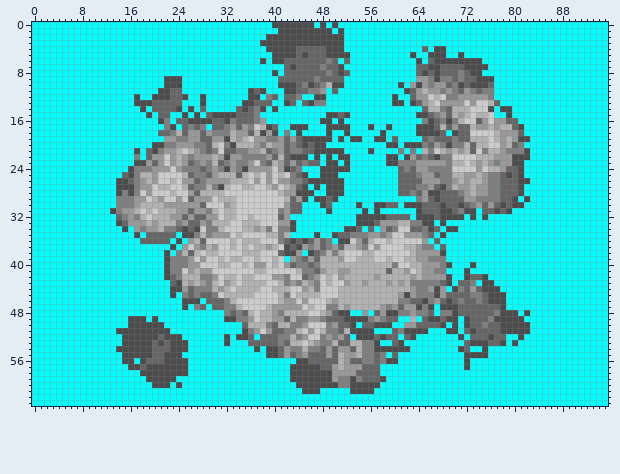
Sprite sheet -- World/MapGen/test.png. This is how it looked before the edit.
The file is 96x64 pixels.
Now the later version:
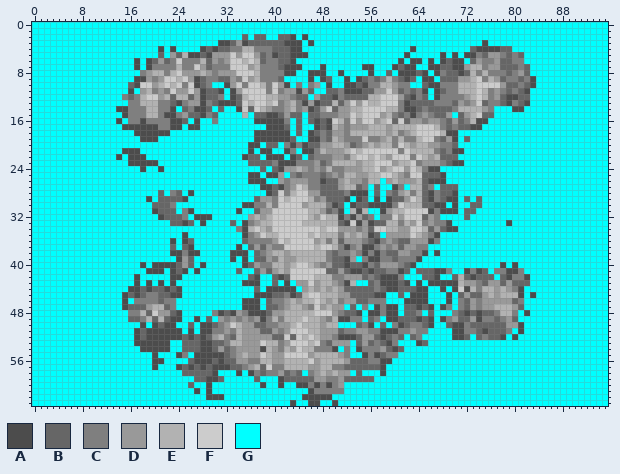
Palette (. is transparent): A #4c4c4c  B #666666  C #7f7f7f  D #999999  E #b2b2b2  F #cccccc  G #00ffff
The exact change:
Changed rows in their new state; - is an unchanged pixel.
first column x 13:
 0 ---------------------------GGGGGGG-G-G---------------------------------
 1 ----------------------------GGGGGGGGG-G--------------------------------
 2 ----------------------B-BBGGBB-G-GGGGGG--------------------------------
 3 ------------------AABDABBBBBB---G-GGGGG-----------------------A--------
 4 --------A-A----ABABBCCEECCCBBB-AGGGGGGG-----------A-G-GG----BAAAABB----
 5 --------B-DBEAABADDDFDFFDBC-BB-A-GGGGGGG---------AG--GG--AGAACBDDCBCB--
 6 ----A-ABDBCFCCCEBDCDFFEFEBCCB-AGGGGGGG-G--------A-A--AG-B--GBDCCDBBCC--
 7 ----A-ACCCCECCFDBCCCFFFDECCCBA-AGGGAGGG---AA---ABAAGG----AADEECDDBBBCB-
 8 -----CDEECEFDDDEDCDDDFFFECCCCAAGGAAAGG-G---A--B-AAA--G-C--A-ECECCCBCDB-
 9 ----AADCDFFEFDABCCBBDCFDECCC-GGGGAGA-GGA-ABCBCECBABGAAGBB-DDEFCEDBCCBCA
10 ---BAFFDEFEFCFABC--ADFCFFECFD-GCGCDGAGGAABACCEEDCCGGBAACC-EEEFFFFDBBCBA
11 ---A-DECDCFDDFDABBA-ADFFFFCFCDDADBGGB-CAAABBDDFDBC-CAGABC-EEEFE-DCBCBA-
12 --CBCEFFDE-EEBD-BBC-ABEFFFEEDDCBB-DBBACBBBBEEFFFDBACBGAC--C-EFE-DBAABB-
13 ---CCEEECC-ACDD-CBAAABFEFFEFCDECADABBEBDFDFEEFFFCAB-BBCCCB-C--BCCBACBA-
14 -AACCCEECCAGBCAAB-B--AF-FEDCCDECDABDFBDDEEFFFFEECAABCBBB-C--EEDC-GGAA--
15 --ACCCEECAACDBBACBGGGGEGBBAABDBB-BBCCCDDFEFFFDECBCACDCBBDGBDEFBB--G----
16 -A-CCACCC-AA-G-GGCGGGGGGAAAAAC-B-BAB-FECFDFFDEFBFBDD-DD-BDBCEAAGGGGG---
17 --AAAAAAC--AGAAG-GGGGGGGGG-AABGBG-AB-EDCDDDEEEDEEEEFFFEC-C--AAGGGGGGG--
18 ----AAAAAAGGGGGGGGGGGGGGA-A-AA-B-ABCBDDCEEEEEEDECDEFFFFEA-GGGGGGGGGGG--
19 -----AAA-GGGGGGGGGGGGGGGAAAAAABGG--CBEDCCCFCCDECECCEFFC-DAG-GGGGGGGGGG-
20 -------GGGGGGGGGGGGGGGGAAGBBGCAC--BDDEEDBCDEDEECFEDEED--CBGGGGGGGGGGG--
21 --AA--GGGGGGGGGGGGGGGGGAGAAGGA-GAACEDDDEFEFFFFFF-FEE-ECBCAAGGGGGGGGGGG-
22 -A-AAAGGGGGGGGGGGGGGGGABBGAAAG-BGBCCCDDCEFFEFEDFFFCFEDEBBBGGGGGGGGGGGG-
23 ---A--AAGGGGGGGGGGGGGGGBBB-CAAAC-CDBCEEEEDEEFFFDEEFC---CBAAGGGGGGGGGG--
24 ---GGAGGAGGGGGGGGGGGGGGGGBGBADDEDCDCECCDDDEEFDEFFDFECAAGGGGGGGGGGGGGG--
25 --GGGGGGGGGGGGGGGGGGGGGAAGAADG--CCCBCDCEEDDEEFFEDCFFBB-AGGGGGGGGGGGGG--
26 -GGGGGGGGGGGGGGGGGGGGGGAAAGG-CDDDCC-BBDEDDCEE-DEDDDEBAAAGGGGGGGGGGGGGG-
27 -GGGGGGGGGGGGGGGGGGGGGGGGAABAC-FECCBBBDEEBC-B--ACGEEBCGBBBGGGGGGGGGGG--
28 -GGGGGGGBGCBGAGGGGGGGGGGGGABFCEFFDDBBBBCAAA-B-CBDE-EB-C--AGGGGGGGGGGG--
29 -GGGGGAGBBBBAGGGGGGGGGGGBDDC--FFFECD-BBA-AB-A-ABBDFEBAC-AAGBGBGGGGGG-G-
30 -GGGGGGBBBCGGGGGGGGGGGAACCEC-FFFDEEECAB-ABBA--ACFEEE--A-GAGGBBGGGGGGG--
31 GGGGGGGABBBGCAGGGGGGGAGGBDD-FFFFFEEDBCA-EAE-GADEEFFFFAC--AGBB-GGGGG----
32 -GGGGGGGABBBCGAAAGGGGGGDEDE-FFFFFEDFEEACADBCGCCFDFFFBDCGGGGBG-G--------
33 -GGGGGGGGGBBA-GAGGGGBGACDEE-FFFFEEEEEEBAF-D--BEEC-DFCDCCA---------A----
34 --G-GGGGGGGGGGGGGGGGGCA-F-D-FFFFFFFEFFDDDCD-FFEEDDFFEBDB---------------
35 ----G-GGGGG--GGGGGGGGGACD---FFFFFEFEEECEDEDABG-DD-FEDCAG---------------
36 -----GGGGGAGABGGGGGGGGBCCCCDFEFFFF-E-EBDD-CBACDCBBDD-AC----------------
37 ----------B-BAGGGGGGGAGBDB-CCFFFFFEFFECAC-AACDCDBDDC-G-G---------------
38 ---------GAACAAGGGGGAAAGBCDEEDEEEEEECBCCDCACACBBDDCCAGAG---------------
39 ---------GGADBGGGGGGAGAGBBDCED-EEEE-CBBADGCAACCBCCCAGGGG---------------
40 -----A-AA-ABDBGAGGGGGGAB-CC-E-EFFEDCDBBABBACBDDDCBAGGGGGG---G----A-A---
41 ------AAAGABAGAGGGGGGBGGBDBDED-FFFFFBB-BAABABBCCABGBBBAAC---CAB-CCAAC--
42 ----A----GAAGGGGGGGGGGGBAGGBAB--FFEE-CCDDDBCBAAACGGGBBAGGBEBA-BB-BACCA-
43 ----A-A-A-AGGGGGGGGGGGAAAGGBGAGDDFDE-DCA-GGBCAAABAGAGAAA-AEDDCBDDBDBBB-
44 ---AABABBAB-GGGGGGGGGGGGBGAAAAAG--DEDEDBBBBBCBAABBBAAGGA--FAECEEDEDCA--
45 --ABABCCBB-AGGGGGGGGGGGGAAABB-AB-FFEEEDDBBBBAAGGBGAAAGGGAG-DBBDEDEEEA-A
46 --A-CCCCBCC-GGG-GGGGGGAAAGBCC-EDEE-EDECDDBBCCCGGGAAA-GGG-G--D-DDDDDBC--
47 --ABBBDEEBC-G-GG-GGGGGAAAGBBC-EEDC-DEDDGBGCGACAAGBB-B---CGC-DCDDEEEDB--
48 ---CCEBFDDBA-----CABADCAAAB-D----E-FFDCBBAGAAC--GBB-G--GGC-A-A---EEC---
49 ---BBCEBEBAA--A-B-DCD-DCDACECE-EFEEDCEA-CCGBCGAABBBA--GACDBBDAC-BCDBG--
50 ---GG-G-BAA--B-AABCDFEDDBB-CDDEFEEEDEEGGGBCAGBGCABCC-AGGB-AC--B--BDD-G-
51 -GGG-B----AA-A-AACCDCEDD-BBDCDFF-EEDDD-CCDDCCAAA-CDCC---G-ACC-A--BCG-G-
52 --GG-B--A---BABABDECBEDDDDD-BFBFE-ED--AAABDD---CBGBC-----A-BG-CB-A-AG--
53 --GG---A-AGGBBBAABBCEEDDDFEE-DFF--F-BDDDGBDBCBACG--AB------GGGGGGG-G---
54 -GGGG--AAAGGBBBAABDBCDDDDAEDCEDF-E-CCAGCGA--CDB-BG--------GG--G--------
55 --GGGGGAGGG-C-AAAAABCDEDDFEDDFFFFDEEEEDCGGA-ABCC-----------GGGG--------
56 --GG-GGAAGGGGBAAABABBDDCCEEDDEEEEFDEEE----B-CA-G-----------G-----------
57 ---GGGG-GGG-BABABAAABBCDEBFCCEEEEDDEECCBBB---A-------------G-----------
58 -----GGGGGGGBBBBBA---A-ACBCCDBCBGCDEDE--G-GGGA-------------------------
59 ------GGGGG---BBAAB-----B---ABBBBBDDCCDBBB--GG-------------------------
60 -------GGG-G-B--A--------A--A----C-C-CDGGGGGG--------------------------
61 --------------A-A---------------G-CCCCC-GGGG---------------------------
62 ----------------AAA-------------AAAAA----------------------------------
63 ------------------------------A--AA--A---------------------------------
Changed places in both pictures, as pixel boxes (x1, y1, x2, y2):
changed: (110, 22, 536, 406)
